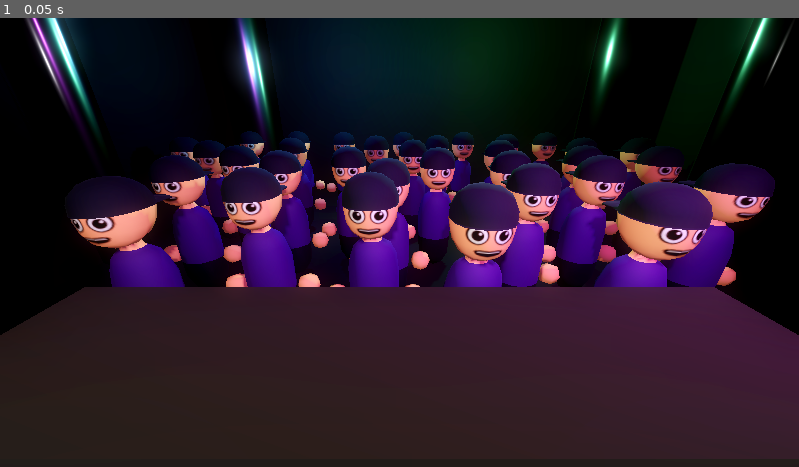
Above: before the commit, frame 1.
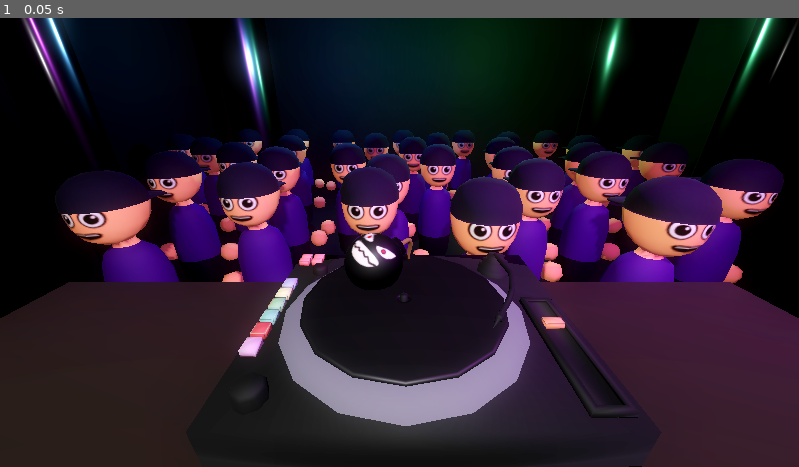
Above: after the commit, the same moment.

Repository: petegilb/rhythmjam
Game: Godot game, scene res://levels/level1.tscn
The game is run twice, just before and just after one commit, with the same random seed, the same clock (stepped at 60 frames per second) and the same inputs. This scene is started directly instead of the project's main scene.
Inputs:
- Up to frame 1 (0.05 s): no input

The runs differ from the first frame. In frame 1, 23% of the frame differs, in the area x 0-100%, y 0-100%.

Commit message:
add turntable

Diff:
--- a/levels/level1.tscn
+++ b/levels/level1.tscn
@@ -3,6 +3,9 @@
 [ext_resource type="Material" uid="uid://clvqlbgmnriyb" path="res://materials/walls.tres" id="1_pdtm5"]
 [ext_resource type="Material" uid="uid://drfvdnmqb4nt7" path="res://materials/pillar.tres" id="1_sjb42"]
 [ext_resource type="PackedScene" uid="uid://jtuip5htm07q" path="res://assets/crowd.glb" id="3_b3oru"]
+[ext_resource type="PackedScene" uid="uid://b3erx0sva6x6y" path="res://assets/record.glb" id="4_61w3m"]
+[ext_resource type="PackedScene" uid="uid://bl8b6x6mwrh0h" path="res://assets/turntable.glb" id="4_ua5ty"]
+[ext_resource type="PackedScene" uid="uid://145w4lranmv8" path="res://assets/bomb.glb" id="6_pdpul"]
 
 [sub_resource type="Environment" id="Environment_txtq1"]
 background_mode = 1
@@ -51,7 +54,7 @@
 transform = Transform3D(1, 0, 0, 0, 1, 0, 0, 0, 1, 1.5619948, 3.1521716, 1.9472857)
 light_color = Color(0.30712777, 0.80879617, 0.54214567, 1)
 shadow_enabled = true
-omni_range = 6.778
+omni_range = 5.131
 
 [node name="SpotLight3D" type="SpotLight3D" parent="." unique_id=687955151]
 transform = Transform3D(0.8350112, -0.37709427, 0.40069482, 0, 0.7282275, 0.6853356, -0.55023307, -0.5722628, 0.60807806, 2.1163774, 3.7401352, 6.951937)
@@ -117,7 +120,15 @@
 material = ExtResource("1_sjb42")
 
 [node name="Camera3D" type="Camera3D" parent="." unique_id=1112953514]
-transform = Transform3D(1, 0, 0, 0, 0.9082381, 0.4184537, 0, -0.4184537, 0.9082381, -0.00041532516, 2.2043338, 7.2840476)
+transform = Transform3D(1, 0, 0, 0, 0.9082382, 0.41845372, 0, -0.41845372, 0.9082382, -0.00041532516, 2.166044, 7.252038)
+
+[node name="turntable" parent="." unique_id=1859603211 instance=ExtResource("4_ua5ty")]
+transform = Transform3D(1, 0, 0, 0, 1, 0, 0, 0, 1, 0.008407444, 1.6639582, 6.7535315)
+
+[node name="record" parent="turntable" unique_id=1404329764 instance=ExtResource("4_61w3m")]
+
+[node name="bomb" parent="turntable" unique_id=727833021 instance=ExtResource("6_pdpul")]
+transform = Transform3D(0.30927673, 0.3800632, 0, -0.18114643, 0.14740805, 0.43076324, 0.33411682, -0.2718878, 0.23354481, -0.11670732, 0.16773987, -0.042134285)
 
 [node name="crowd" type="Node3D" parent="." unique_id=1661353956]
 
Binary file added: assets/bomb.glb
Not shown, added: assets/bomb.glb.import
Binary file added: assets/bomb_BombFace2.png
Not shown, added: assets/bomb_BombFace2.png.import
Binary file added: assets/record.glb
Not shown, added: assets/record.glb.import
Binary file added: assets/turntable.glb
Not shown, added: assets/turntable.glb.import
Binary file added: assets/turntable_Turntable.png
Not shown, added: assets/turntable_Turntable.png.import
